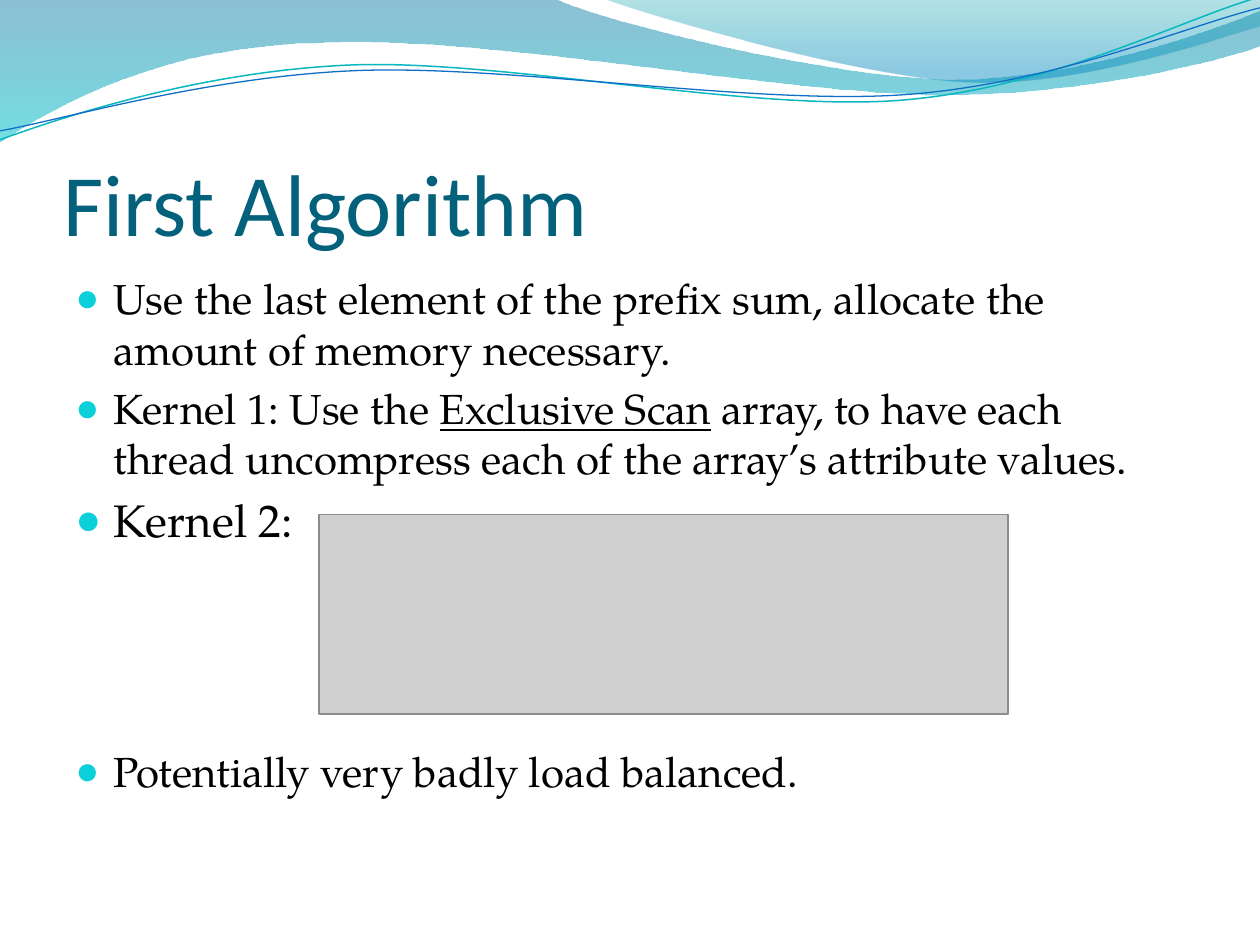
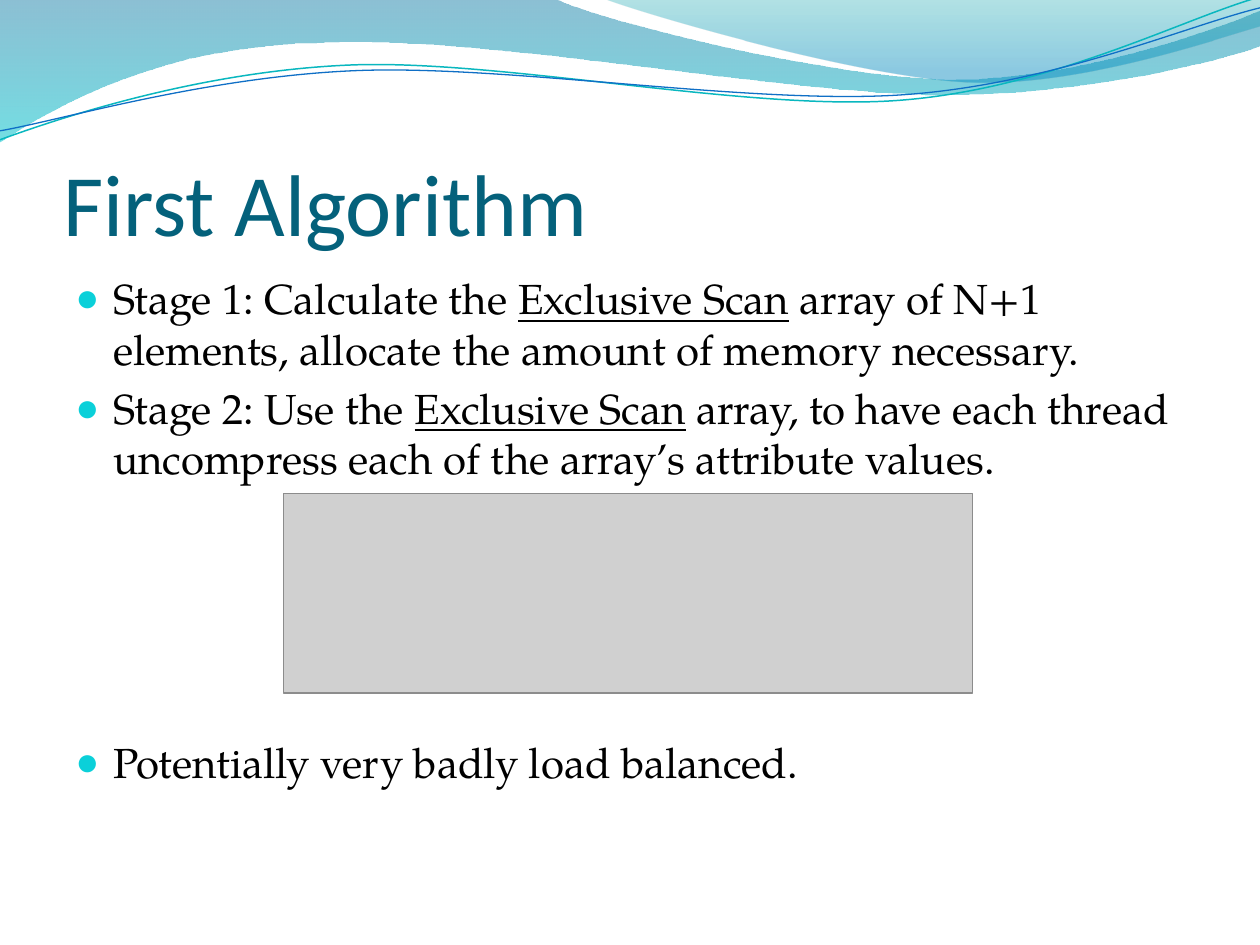
Before and after one commit to edvelezg/unb-pdp2, a slide deck: slide 10 of proj/FinalPresentation.pptx (slide 7 before the commit). Drawn at 1260x945 pixels with LibreOffice and Linux fonts; fonts in the diff are those of the drawing; grey boxes stand for pictures; background and template pictures are left out. Boxes give left, top, right and bottom in pixels: in the first picture for what was removed or moved away, otherwise in the second. Text is boxed around its words. In the diff, an @@ line names an element or a change of style, - is before the commit and + after.

```diff
--- a/proj/FinalPresentation.pptx
+++ b/proj/FinalPresentation.pptx
@@ text at <box>113,283,1169,486</box>: text changed @@
-  ● Use the last element of the prefix sum, allocate the amount of memory necessary.
-  ● Kernel 1: Use the Exclusive Scan array, to have each thread uncompress each of the array’s attribute values.
-● Kernel 2:
+  ● Stage 1: Calculate the Exclusive Scan array of N+1 elements, allocate the amount of memory necessary.
+  ● Stage 2: Use the Exclusive Scan array, to have each thread uncompress each of the array’s attribute values.
@@ picture: place and size @@
-picture at <box>319,514,1008,713</box>
+picture at <box>284,494,973,693</box>
```
Also in this commit, not shown: 4 other slides changed, 6 slides added, 1 slide removed, 1 other file.
